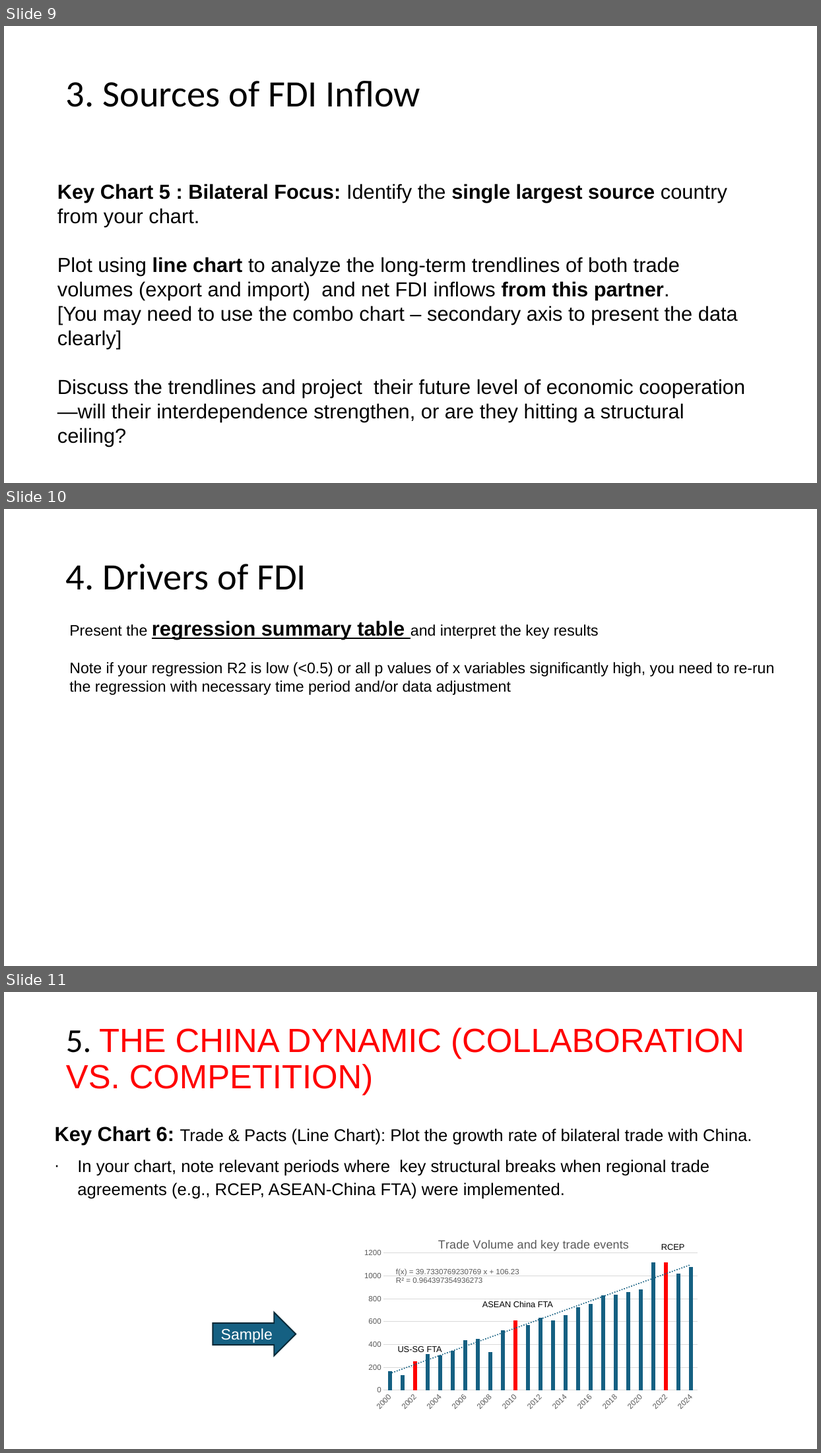
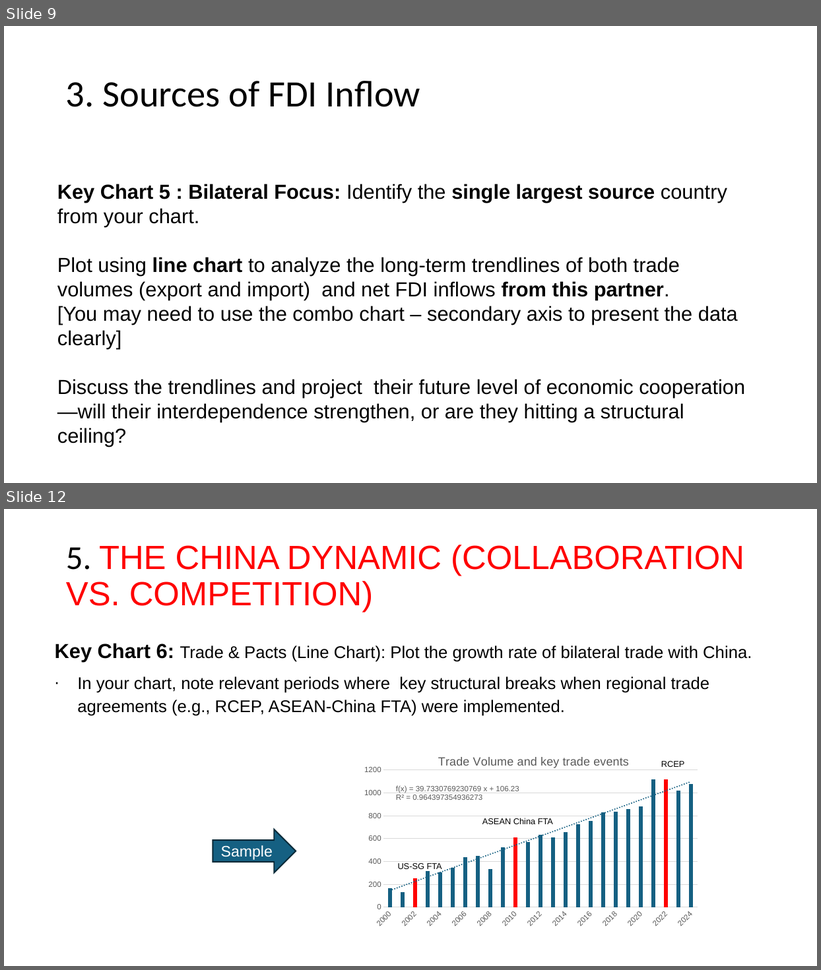
Before and after one commit to josephkohhh/SIM-UOW-Mods, a slide deck: ECON251/Assignment/T01_Group10_Presentation Slides.pptx. Shown one above the other, each under a label of ours: slides 9, 10 and 11 before the commit, slides 9 and 12 after it; the slides between them are not shown. The pictures are 821x1453 and 821x970 pixels, drawn with LibreOffice and Linux fonts; fonts in the diff are those of the drawing. Boxes give left, top, right and bottom in pixels: in the first picture for what was removed or moved away, otherwise in the second. Text is boxed around its words. In the diff, an @@ line names an element or a change of style, - is before the commit and + after.

```diff
--- a/ECON251/Assignment/T01_Group10_Presentation Slides.pptx
+++ b/ECON251/Assignment/T01_Group10_Presentation Slides.pptx
@@ slide 10 removed at <box>4,509,817,966</box>, background #FFFFFF @@
@@ title removed at <box>66,564,306,590</box> @@
-4. Drivers of FDI
@@ text removed at <box>69,621,775,695</box> @@
-Present the regression summary table and interpret the key results
-Note if your regression R2 is low (<0.5) or all p values of x variables significantly high, you need to re-run the regression with necessary time period and/or data adjustment
@@ what was slide 11 is now slide 12 @@
```
Also in this commit, not shown: 5 slides changed, 2 slides added, 2 other files.
